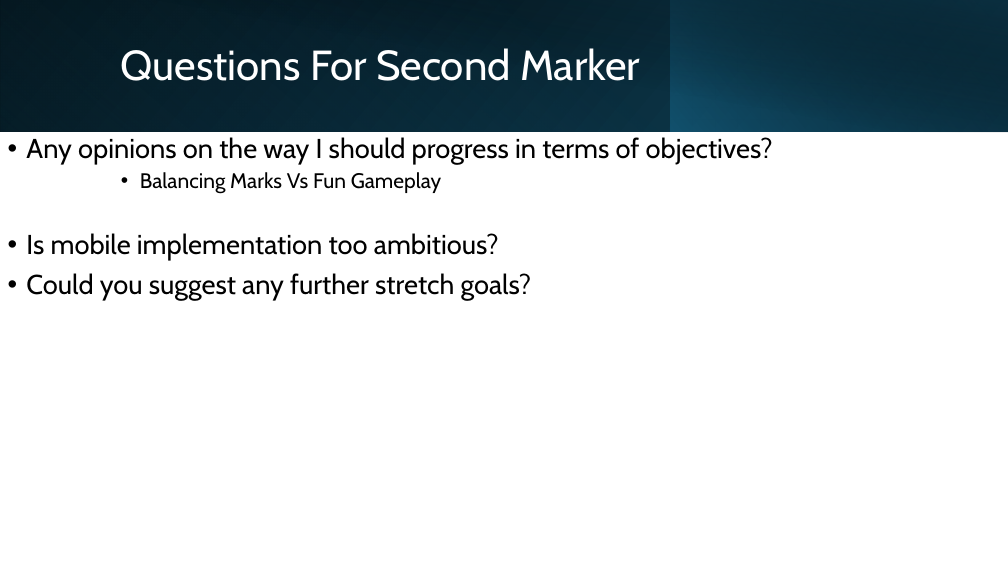
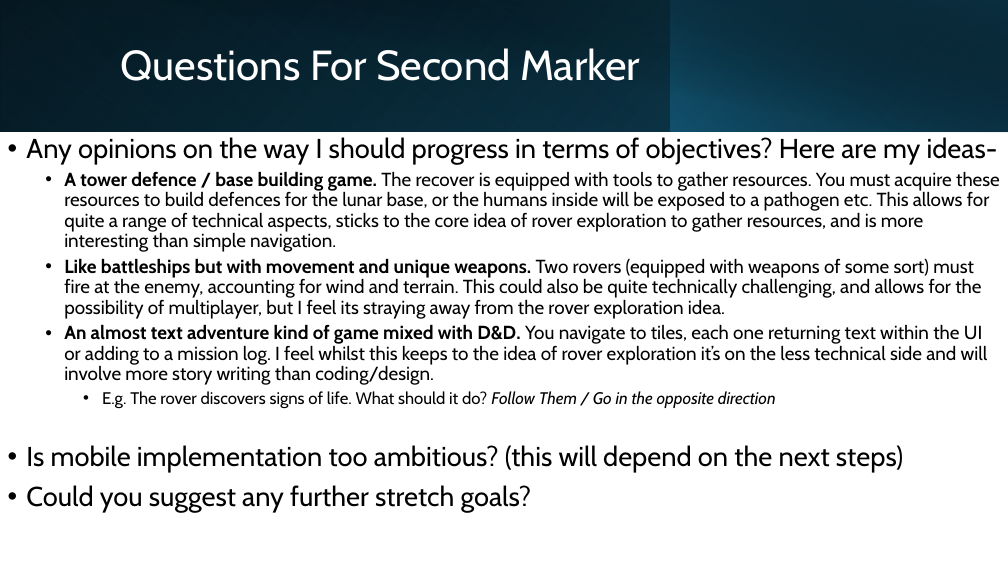
Before and after one commit to TurtleandFrog/MMP-RoverGame, a slide deck: slide 11 of Docs/Mid Demo/Mid Project Demo PP.pptx. Drawn at 1008x567 pixels with LibreOffice and Linux fonts; fonts in the diff are those of the drawing. Boxes give left, top, right and bottom in pixels: in the first picture for what was removed or moved away, otherwise in the second. Text is boxed around its words. In the diff, an @@ line names an element or a change of style, - is before the commit and + after.

```diff
--- a/Docs/Mid Demo/Mid Project Demo PP.pptx
+++ b/Docs/Mid Demo/Mid Project Demo PP.pptx
@@ text at (26,137,1000,472): text changed; size 26 to 18 pt @@
-• Any opinions on the way I should progress in terms of objectives?
-      • Balancing Marks Vs Fun Gameplay
-• Is mobile implementation too ambitious?
+• Any opinions on the way I should progress in terms of objectives? Here are my ideas-
+  • A tower defence / base building game. The recover is equipped with tools to gather resources. You must acquire these resources to build defences for the lunar base, or the humans inside will be exposed to a pathogen etc. This allows for quite a range of technical aspects, sticks to the core idea of rover exploration to gather resources, and is more interesting than simple navigation.
+  • Like battleships but with movement and unique weapons. Two rovers (equipped with weapons of some sort) must fire at the enemy, accounting for wind and terrain. This could also be quite technically challenging, and allows for the possibility of multiplayer, but I feel its straying away from the rover exploration idea.
+  • An almost text adventure kind of game mixed with D&D. You navigate to tiles, each one returning text within the UI or adding to a mission log. I feel whilst this keeps to the idea of rover exploration it’s on the less technical side and will involve more story writing than coding/design.
+    • E.g. The rover discovers signs of life. What should it do? Follow Them / Go in the opposite direction
+• Is mobile implementation too ambitious? (this will depend on the next steps)
```
Also in this commit, not shown: 5 other slides changed, 1 slide removed, 7 other files.
